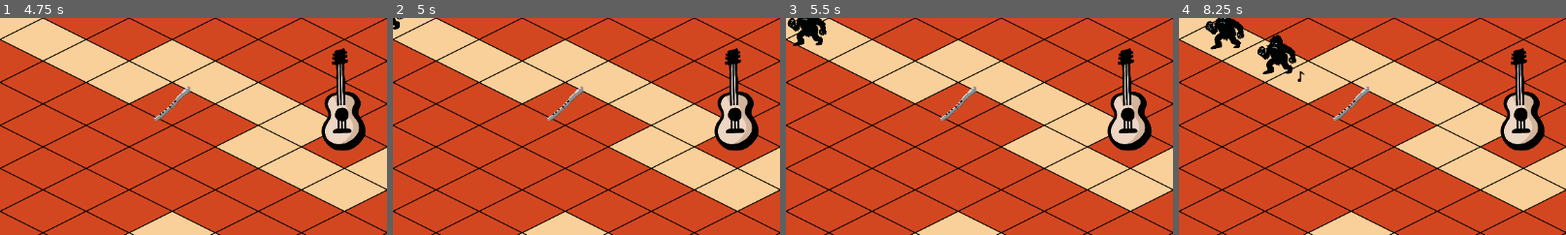
Above: before the commit, frames 1-4 (left to right).
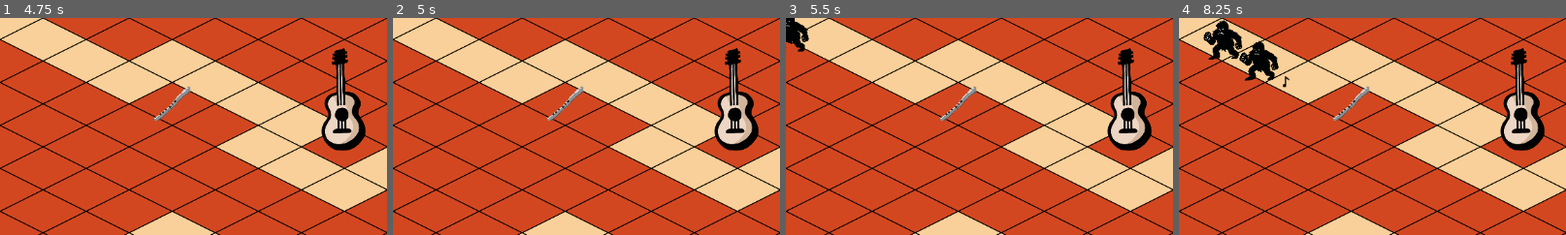
Above: after the commit, the same moments.

Repository: HedgeLizards/lout
Game: Godot game, scene res://scenes/world.tscn
Same seed, same stepped clock (60 frames per second), same inputs: the game is played once before the commit and once after it.
Inputs (mouse positions are % of the whole screen's width and height, from its top left):
- Up to frame 1 (4.75 s): tap Enter at 0.5, 2, 3.5 s; move the mouse to (97, 9) at 0.52 s; click (97, 9) at 0.67 s; tap Space at 1.25, 2.75, 4.25 s; move the mouse to (97, 20) at 1.27 s; click (97, 20) at 1.42 s; move the mouse to (97, 30) at 2.02 s; click (97, 30) at 2.17 s; move the mouse to (97, 41) at 2.77 s; click (97, 41) at 2.92 s; move the mouse to (80, 65) at 3.52 s; click (80, 65) at 3.67 s; move the mouse to (20, 35) at 4.27 s; click (20, 35) at 4.42 s
- Up to frame 2 (5 s): no input
- Up to frame 3 (5.5 s): move the mouse to (55, 50) at 5.02 s; click (55, 50) at 5.17 s
- Up to frame 4 (8.25 s): move the mouse to (35, 25) at 5.77 s; click (35, 25) at 5.92 s; move the mouse to (72, 45) at 6.52 s; click (72, 45) at 6.67 s; move the mouse to (30, 55) at 7.27 s; click (30, 55) at 7.42 s; move the mouse to (60, 28) at 8.02 s; click (60, 28) at 8.17 s
The pictures show only the part of the screen within x 0-50%, y 0-50%; the shares and areas given below are measured in that part.

Frame 1 is identical in both runs. In frame 2, less than 0.1% of the frame differs, in the area x 0-3%, y 0-6%; in frame 3, 1.0%; in frame 4, 2.8%, in the area x 6-33%, y 0-33%.

Commit message:
Fix enemy Y-sorting

Diff:
--- a/code/enemy.gd
+++ b/code/enemy.gd
@@ -36,7 +36,7 @@
 
 	var tween = create_tween().set_parallel().set_trans(Tween.TRANS_SINE)
 
-	tween.tween_property($Sprite2D, 'position', Vector2.ZERO, 0.5).from(previous_position - position)
+	tween.tween_property($Sprite2D, 'position', $Sprite2D.position, 0.5).from($Sprite2D.position + previous_position - position)
 	tween.set_ease(Tween.EASE_OUT).tween_property($Sprite2D, 'offset:y', -15 / $Sprite2D.scale.y, 0.25)
 	tween.set_ease(Tween.EASE_IN).tween_property($Sprite2D, 'offset:y', 0, 0.25).set_delay(0.25)
 
--- a/code/projectile.gd
+++ b/code/projectile.gd
@@ -19,6 +19,8 @@
 func _ready() -> void:
 	start_pos = position
 	target_pos = target.position
+	var target_sprite = target.get_node('Sprite2D')
+	target_pos.y -= target_sprite.texture.get_height() * target_sprite.scale.y / 2
 	target.tree_exited.connect(func(): target = null)
 
 func _process(delta: float) -> void:
--- a/code/world.gd
+++ b/code/world.gd
@@ -20,8 +20,8 @@
 	var enemy = Enemy.instantiate()
 
 	enemy.type = type
-	enemy.h_offset = randf_range(-16, 16)
-	enemy.v_offset = randf_range(-51.2, 0)
+	enemy.h_offset = randf_range(-48, 48)
+	enemy.v_offset = randf_range(-48, 48)
 
 	$Level/Paths/Path2D.add_child(enemy)
 
--- a/scenes/enemy.tscn
+++ b/scenes/enemy.tscn
@@ -4,7 +4,7 @@
 [ext_resource type="Texture2D" uid="uid://c4exhgrmjkjpd" path="res://art/barbarians/SPR_Barbarian_1.png" id="2_md0e3"]
 
 [sub_resource type="CircleShape2D" id="CircleShape2D_md0e3"]
-radius = 34.0
+radius = 29.7
 
 [node name="Enemy" type="PathFollow2D"]
 rotates = false
@@ -12,10 +12,12 @@
 script = ExtResource("1_md0e3")
 
 [node name="Sprite2D" type="Sprite2D" parent="."]
+position = Vector2(0, -29.7)
 scale = Vector2(0.15, 0.15)
 texture = ExtResource("2_md0e3")
 
 [node name="Area2D" type="Area2D" parent="."]
 
 [node name="CollisionShape2D" type="CollisionShape2D" parent="Area2D"]
+position = Vector2(0, -29.7)
 shape = SubResource("CircleShape2D_md0e3")
